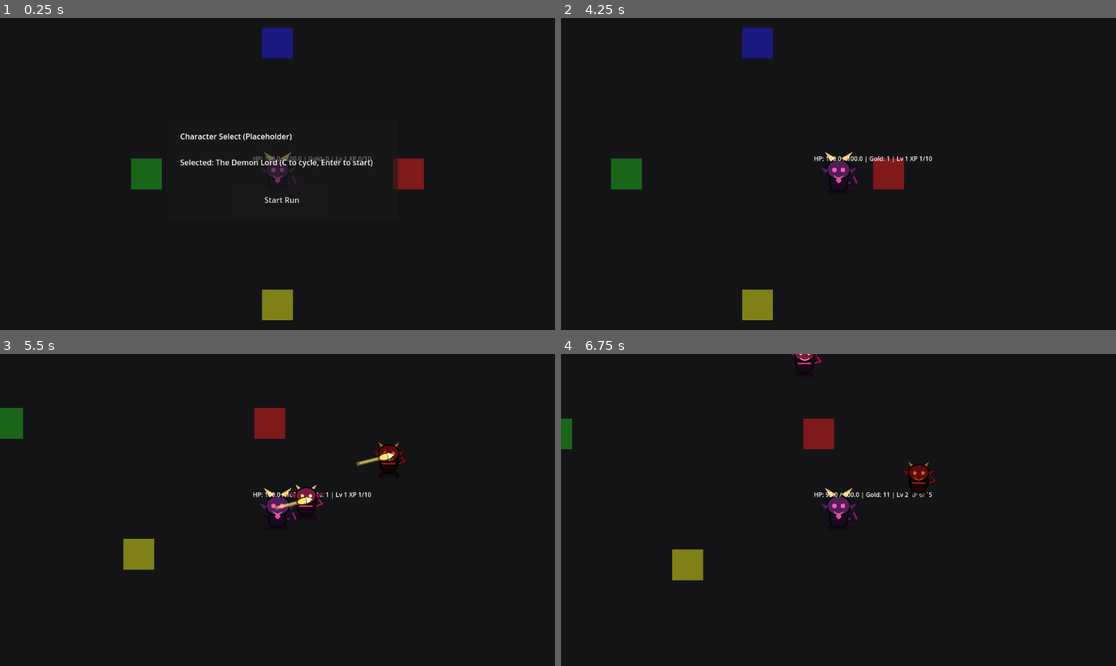
Above: before the commit, frames 1-4 (two rows, left to right).
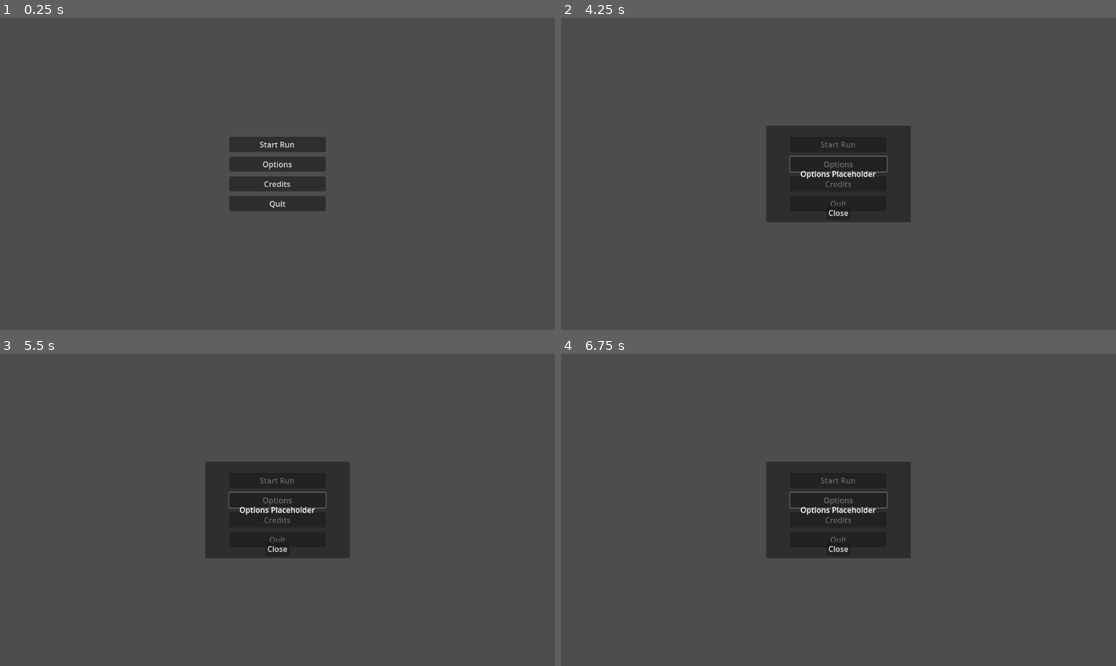
Above: after the commit, the same moments.

Repository: KevinRabbe/bullet-hell-roughe-lite
Game: Godot game, scene res://scenes/ui/MainMenu.tscn
Same seed, same stepped clock (60 frames per second), same inputs: the game is played once before the commit and once after it. Before the commit the project starts from res://scenes/game/Main.tscn.
Inputs (mouse positions are in pixels of both pictures, inside the frame that each line leads up to):
- Up to frame 1 (0.25 s): no input
- Up to frame 2 (4.25 s): click (838, 164) at 0.5 s, where only the run after the commit has a clickable "Options"; click (838, 183) at 1.25 s, where only the run after the commit has a clickable "Credits"; click "Start Run" at 2 s; click (838, 145) at 2.75 s, where only the run after the commit has a clickable "Start Run"; hold D (move_right) from 3.53 s (still down); hold C (cycle_character) from 3.53 s (still down)
- Up to frame 3 (5.5 s): release D (move_right) at 4.28 s; release C (cycle_character) at 4.28 s; hold S (move_down) 4.28-5.03 s; tap E (interact) at 4.35 s; hold D (move_right) from 5.03 s (still down); tap B at 5.1 s
- Up to frame 4 (6.75 s): release D (move_right) at 5.78 s; hold W (move_up) 5.78-6.5 s; tap R at 5.85 s; click (838, 485) at 6.5 s, where only the run before the commit has a clickable "[Common] Move Speed +10"

The runs differ from the first frame. In frame 1, 97% of the frame differs, in the area x 0-100%, y 0-100%; in frame 2, 97%; in frame 3, 97%; in frame 4, 97%.

Commit message:
Add simple main menu placeholder

Diff:
--- a/project.godot
+++ b/project.godot
@@ -11,7 +11,7 @@
 [application]
 
 config/name="Prototype"
-run/main_scene="res://scenes/game/Main.tscn"
+run/main_scene="res://scenes/ui/MainMenu.tscn"
 config/features=PackedStringArray("4.5", "Forward Plus")
 config/icon="res://icon.svg"
 
--- /dev/null
+++ b/scenes/ui/MainMenu.tscn
@@ -0,0 +1,132 @@
+[gd_scene load_steps=2 format=3]
+
+[ext_resource type="Script" path="res://scripts/ui/main_menu.gd" id="1_2a3b4"]
+
+[node name="MainMenu" type="Control"]
+layout_mode = 3
+anchors_preset = 15
+anchor_right = 1.0
+anchor_bottom = 1.0
+grow_horizontal = 2
+grow_vertical = 2
+script = ExtResource("1_2a3b4")
+
+[node name="VBoxContainer" type="VBoxContainer" parent="."]
+layout_mode = 1
+anchors_preset = 8
+anchor_left = 0.5
+anchor_top = 0.5
+anchor_right = 0.5
+anchor_bottom = 0.5
+offset_left = -100.0
+offset_top = -68.0
+offset_right = 100.0
+offset_bottom = 68.0
+grow_horizontal = 2
+grow_vertical = 2
+theme_override_constants/separation = 10
+
+[node name="StartButton" type="Button" parent="VBoxContainer"]
+layout_mode = 2
+text = "Start Run"
+
+[node name="OptionsButton" type="Button" parent="VBoxContainer"]
+layout_mode = 2
+text = "Options"
+
+[node name="CreditsButton" type="Button" parent="VBoxContainer"]
+layout_mode = 2
+text = "Credits"
+
+[node name="QuitButton" type="Button" parent="VBoxContainer"]
+layout_mode = 2
+text = "Quit"
+
+[node name="OptionsPanel" type="Panel" parent="."]
+visible = false
+layout_mode = 1
+anchors_preset = 8
+anchor_left = 0.5
+anchor_top = 0.5
+anchor_right = 0.5
+anchor_bottom = 0.5
+offset_left = -150.0
+offset_top = -100.0
+offset_right = 150.0
+offset_bottom = 100.0
+grow_horizontal = 2
+grow_vertical = 2
+
+[node name="Label" type="Label" parent="OptionsPanel"]
+layout_mode = 1
+anchors_preset = 15
+anchor_right = 1.0
+anchor_bottom = 1.0
+grow_horizontal = 2
+grow_vertical = 2
+text = "Options Placeholder"
+horizontal_alignment = 1
+vertical_alignment = 1
+
+[node name="CloseButton" type="Button" parent="OptionsPanel"]
+layout_mode = 1
+anchors_preset = 7
+anchor_left = 0.5
+anchor_top = 1.0
+anchor_right = 0.5
+anchor_bottom = 1.0
+offset_left = -25.0
+offset_top = -35.0
+offset_right = 25.0
+offset_bottom = -4.0
+grow_horizontal = 2
+grow_vertical = 0
+text = "Close"
+
+[node name="CreditsPanel" type="Panel" parent="."]
+visible = false
+layout_mode = 1
+anchors_preset = 8
+anchor_left = 0.5
+anchor_top = 0.5
+anchor_right = 0.5
+anchor_bottom = 0.5
+offset_left = -150.0
+offset_top = -100.0
+offset_right = 150.0
+offset_bottom = 100.0
+grow_horizontal = 2
+grow_vertical = 2
+
+[node name="Label" type="Label" parent="CreditsPanel"]
+layout_mode = 1
+anchors_preset = 15
+anchor_right = 1.0
+anchor_bottom = 1.0
+grow_horizontal = 2
+grow_vertical = 2
+text = "Credits Placeholder"
+horizontal_alignment = 1
+vertical_alignment = 1
+
+[node name="CloseButton" type="Button" parent="CreditsPanel"]
+layout_mode = 1
+anchors_preset = 7
+anchor_left = 0.5
+anchor_top = 1.0
+anchor_right = 0.5
+anchor_bottom = 1.0
+offset_left = -25.0
+offset_top = -35.0
+offset_right = 25.0
+offset_bottom = -4.0
+grow_horizontal = 2
+grow_vertical = 0
+text = "Close"
+
+[connection signal="pressed" from="VBoxContainer/StartButton" to="." method="_on_start_button_pressed"]
+[connection signal="pressed" from="VBoxContainer/OptionsButton" to="." method="_on_options_button_pressed"]
+[connection signal="pressed" from="VBoxContainer/CreditsButton" to="." method="_on_credits_button_pressed"]
+[connection signal="pressed" from="VBoxContainer/QuitButton" to="." method="_on_quit_button_pressed"]
+[connection signal="pressed" from="OptionsPanel/CloseButton" to="." method="_on_options_button_pressed"]
+[connection signal="pressed" from="CreditsPanel/CloseButton" to="." method="_on_credits_button_pressed"]
--- /dev/null
+++ b/scripts/ui/main_menu.gd
@@ -0,0 +1,18 @@
+extends Control
+
+@onready var options_panel = $OptionsPanel
+@onready var credits_panel = $CreditsPanel
+
+func _on_start_button_pressed() -> void:
+	get_tree().change_scene_to_file("res://scenes/game/Main.tscn")
+
+func _on_options_button_pressed() -> void:
+	options_panel.visible = not options_panel.visible
+	credits_panel.visible = false
+
+func _on_credits_button_pressed() -> void:
+	credits_panel.visible = not credits_panel.visible
+	options_panel.visible = false
+
+func _on_quit_button_pressed() -> void:
+	get_tree().quit()
Not shown, added: assets/sprites/placeholders/bullet_heavy_pistol.png.import
Not shown, added: assets/sprites/placeholders/imp_runner_idle.png.import
Not shown, added: assets/sprites/placeholders/player_demon_idle.png.import
Not shown, added: assets/sprites/placeholders/portal_idle.png.import
Not shown, added: assets/sprites/placeholders/projectile_hellfire.png.import
Not shown, added: assets/sprites/placeholders/projectile_sand_swirl.png.import
Not shown, added: scripts/autoload/data_registry.gd.uid
Not shown, added: scripts/autoload/run_rng.gd.uid
Not shown, added: scripts/characters/character_data.gd.uid
Not shown, added: scripts/combat/auto_weapon.gd.uid
Not shown, added: scripts/combat/projectile.gd.uid
Not shown, added: scripts/core/stat_block.gd.uid
(and 18 more such lines)
